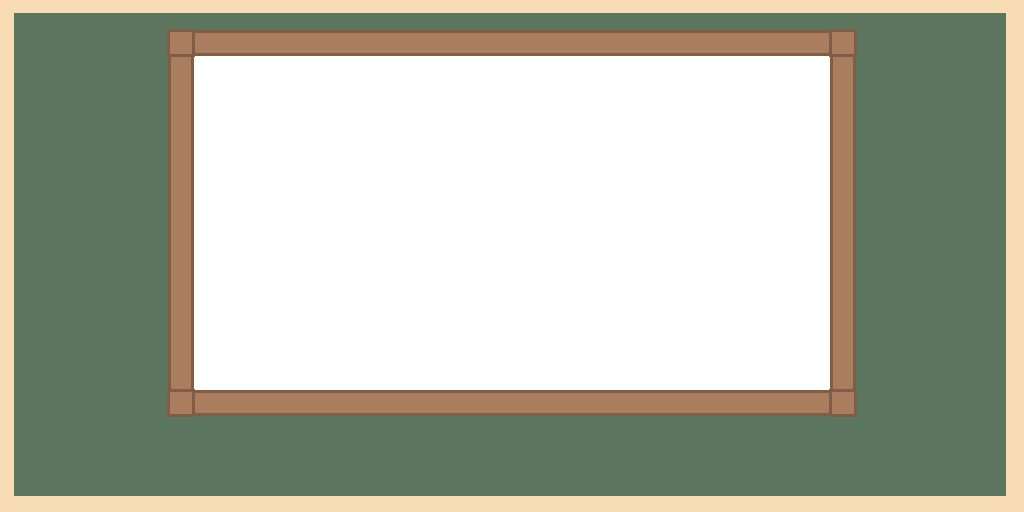
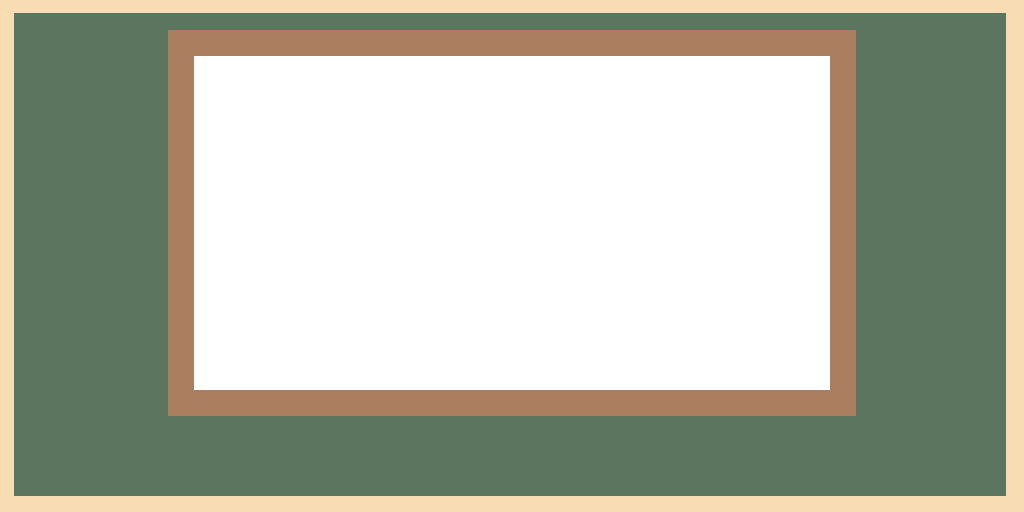
The second 1024x512 image is a revision of the first. Changes to its layers:
removed group "Corners" (4 layers) over [167, 29, 857, 417]
removed layer "top-left-corner" from group "Corners" over [167, 29, 195, 57]
removed layer "top-right-corner" from group "Corners" over [829, 29, 857, 57]
removed layer "bottom-left-corner" from group "Corners" over [167, 389, 195, 417]
removed layer "bottom-right-corner" from group "Corners" over [829, 389, 857, 417]
painted on "top-frame" over [168, 30, 856, 56]
painted on "left-frame" over [168, 52, 194, 394]
painted on "right-frame" over [830, 52, 856, 394]
painted on "bottom-frame" over [168, 390, 856, 416]
painted on "[main-background]" over [190, 52, 834, 394]
